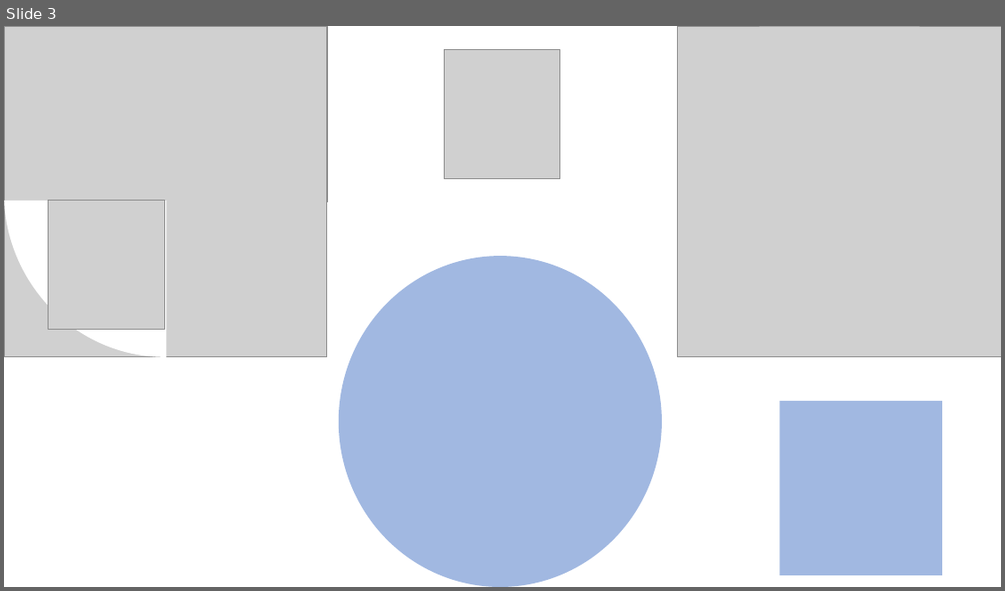
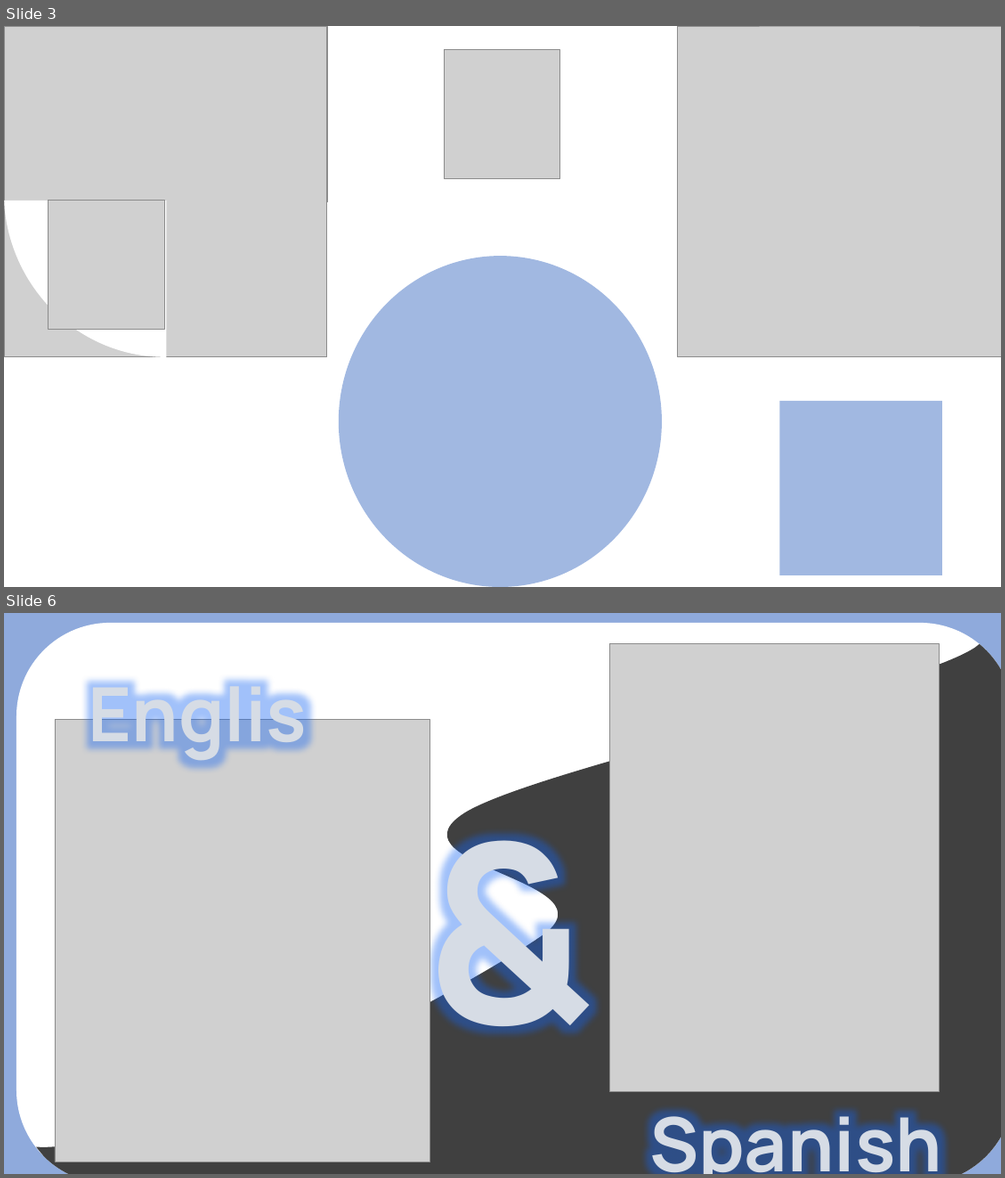
Before and after one commit to TecnoTomer/NetStats_v1.0, a slide deck: documents/develop gui/Plan.pptm. Shown one above the other, each under a label of ours: slide 3 before the commit, slides 3 and 6 after it; the slides between them are not shown. The pictures are 1005x591 and 1005x1178 pixels, drawn with LibreOffice and Linux fonts; fonts in the diff are those of the drawing; grey boxes stand for pictures. Boxes give left, top, right and bottom in pixels: in the first picture for what was removed or moved away, otherwise in the second. Text is boxed around its words. In the diff, an @@ line names an element or a change of style, - is before the commit and + after.

```diff
--- a/documents/develop gui/Plan.pptm
+++ b/documents/develop gui/Plan.pptm
@@ slide 6 added at (x1=4, y1=613, x2=1001, y2=1174), background #FFFFFF @@
@@ rectangle added at (x1=4, y1=613, x2=1001, y2=1174), fill #8FAADC, outline #1E3256 1 pt @@
@@ rounded rectangle added at (x1=16, y1=623, x2=1001, y2=1174), fill #FFFFFF @@
@@ freeform shape added at (x1=36, y1=644, x2=1001, y2=1174), fill #404040 @@
@@ picture added at (x1=610, y1=644, x2=938, y2=1092) @@
@@ text added at (x1=88, y1=672, x2=307, y2=762), 72 pt, text pattern #44546A on #D6DCE5, bold @@
+Englis
@@ picture added at (x1=55, y1=720, x2=430, y2=1162) @@
@@ text added at (x1=419, y1=771, x2=622, y2=1078), 239 pt, text pattern #44546A on #D6DCE5, bold @@
+&
@@ text added at (x1=649, y1=1102, x2=942, y2=1174), 72 pt, text pattern #44546A on #D6DCE5, bold @@
+Spanish
```
Also in this commit, not shown: 2 other slides added, 3 other files.
